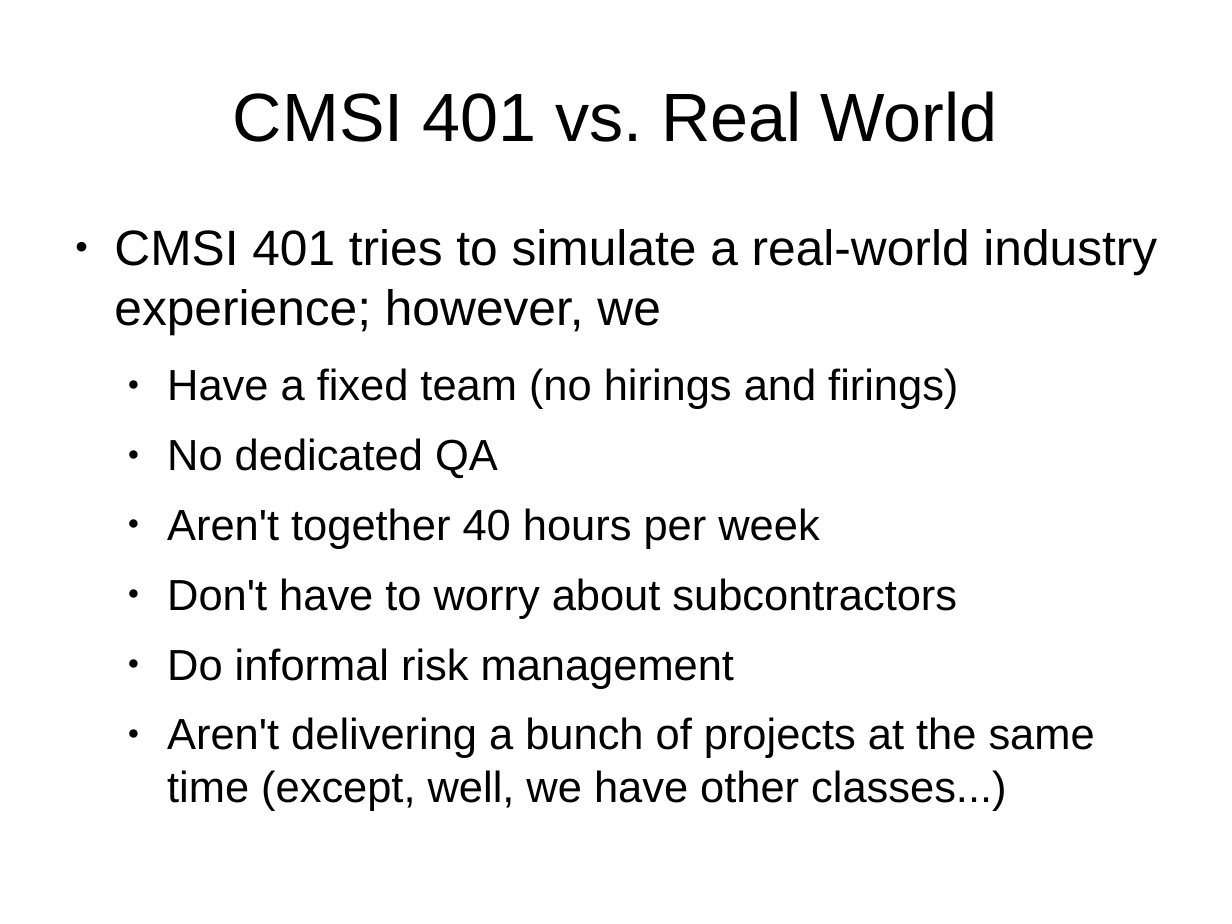
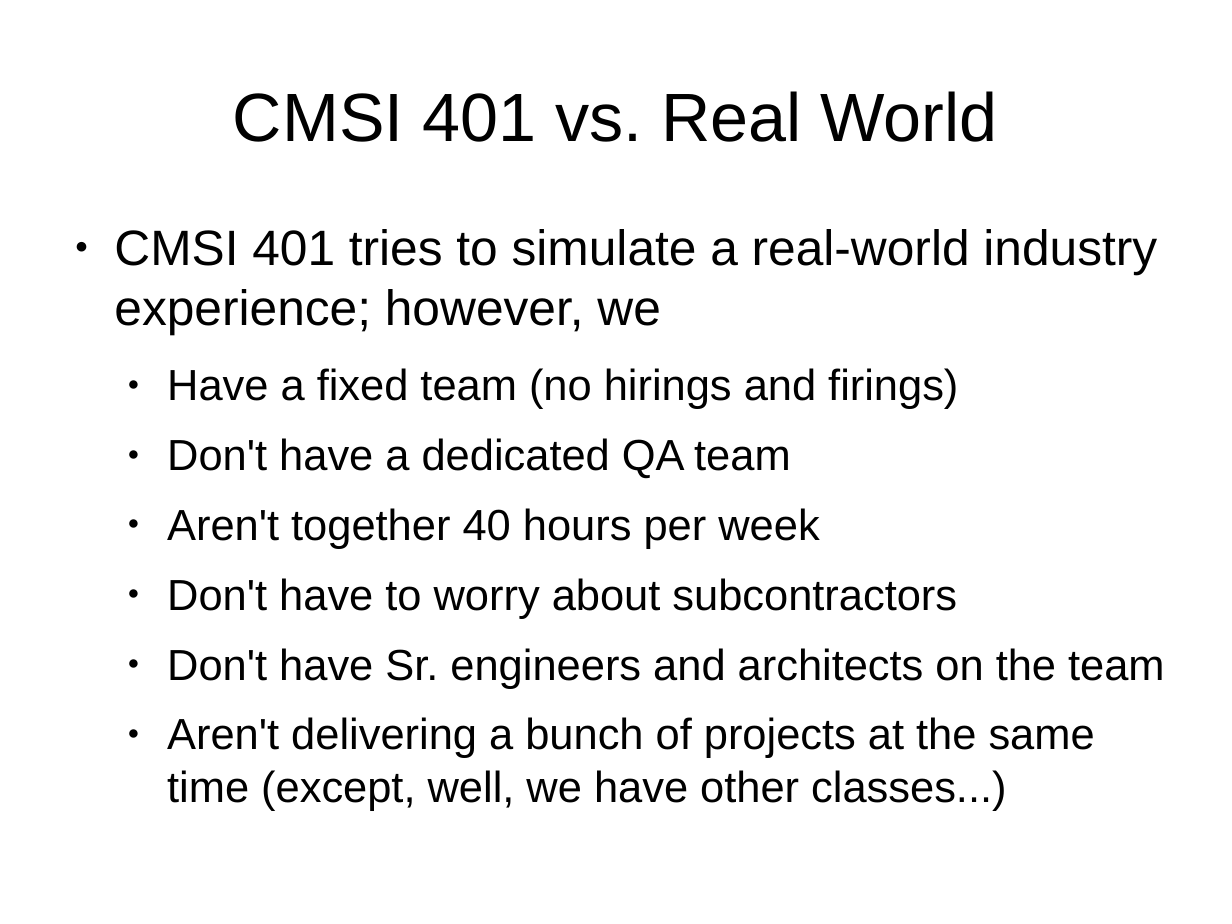
Before and after one commit to lmucs/playserengeti, a slide deck: slide 6 of serengeti/src/site/serengeti.odp. Drawn at 1232x924 pixels with LibreOffice and Linux fonts; fonts in the diff are those of the drawing. Boxes give left, top, right and bottom in pixels: in the first picture for what was removed or moved away, otherwise in the second. Text is boxed around its words. In the diff, an @@ line names an element or a change of style, - is before the commit and + after.

```diff
--- a/serengeti/src/site/serengeti.odp
+++ b/serengeti/src/site/serengeti.odp
@@ text at (167,438,791,479): text changed @@
-  ● No dedicated QA
+  ● Don't have a dedicated QA team
@@ text at (167,648,1165,689): text changed @@
-  ● Do informal risk management
+  ● Don't have Sr. engineers and architects on the team
```
Also in this commit, not shown: 2 other slides changed, 3 slides added, 5 slides removed.
